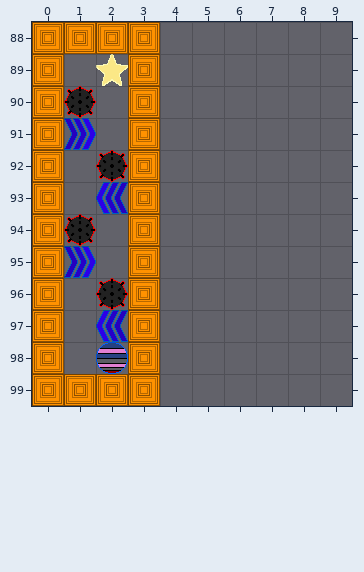
Tiled map -- core/assets/levels/test1.tmx. The picture above was drawn from the file before the commit.
Cells are 32x32 px. Shown: x 0..9, y 88..99.
Now the later version:
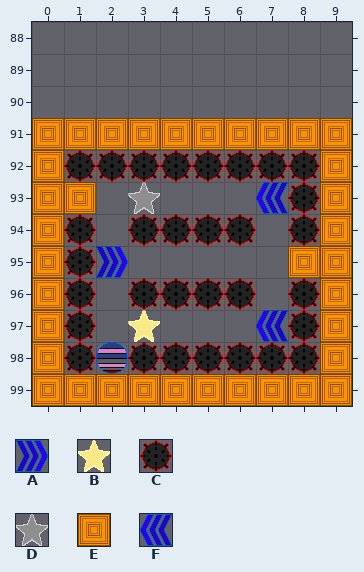
Key: from "tiles": A 0 "arrows", B 2 "goldStar", C 3 "mine", D 4 "silverStar", E 5 "squareWall", F 7 "arrows-l".
Objects are placed by their top-left corner, in cells (3,4 is the top-left corner of cell 3,4); size is 1x1 cell unless given.
Difference:
Layer "objects":
A new object: E "squareWall" at 1,91.
A new object: E "squareWall" at 2,91.
A new object: E "squareWall" at 4,91.
A new object: E "squareWall" at 5,91.
A new object: E "squareWall" at 6,91.
A new object: E "squareWall" at 7,91.
A new object: E "squareWall" at 8,91.
A new object: E "squareWall" at 9,91.
A new object: E "squareWall" at 9,92.
A new object: C "mine" at 1,92.
A new object: C "mine" at 8,92.
A new object: C "mine" at 6,92.
A new object: C "mine" at 7,92.
A new object: C "mine" at 5,92.
A new object: C "mine" at 4,92.
A new object: C "mine" at 3,92.
A new object: E "squareWall" at 9,93.
A new object: C "mine" at 8,93.
A new object: F "arrows-l" at 7,93.
A new object: E "squareWall" at 1,93.
A new object: D "silverStar" at 3,93.
A new object: E "squareWall" at 9,94.
A new object: C "mine" at 8,94.
A new object: C "mine" at 3,94.
A new object: C "mine" at 6,94.
A new object: C "mine" at 4,94.
A new object: C "mine" at 5,94.
A new object: E "squareWall" at 9,95.
A new object: A "arrows" at 2,95.
A new object: C "mine" at 1,95.
A new object: E "squareWall" at 8,95.
A new object: E "squareWall" at 9,96.
A new object: C "mine" at 1,96.
A new object: C "mine" at 8,96.
A new object: C "mine" at 3,96.
A new object: C "mine" at 6,96.
A new object: C "mine" at 4,96.
A new object: C "mine" at 5,96.
A new object: E "squareWall" at 9,97.
A new object: C "mine" at 1,97.
A new object: F "arrows-l" at 7,97.
A new object: C "mine" at 8,97.
A new object: B "goldStar" at 3,97.
A new object: E "squareWall" at 9,98.
A new object: C "mine" at 1,98.
A new object: C "mine" at 8,98.
A new object: C "mine" at 7,98.
A new object: C "mine" at 6,98.
A new object: C "mine" at 5,98.
A new object: C "mine" at 4,98.
A new object: C "mine" at 3,98.
A new object: E "squareWall" at 6,99.
A new object: E "squareWall" at 7,99.
A new object: E "squareWall" at 8,99.
A new object: E "squareWall" at 9,99.
A new object: E "squareWall" at 4,99.
A new object: E "squareWall" at 5,99.
Object E "squareWall" at 0,88 is removed.
Object E "squareWall" at 1,88 is removed.
Object E "squareWall" at 2,88 is removed.
Object E "squareWall" at 3,88 is removed.
Object B "goldStar" at 2,89 is removed.
Object E "squareWall" at 0,89 is removed.
Object E "squareWall" at 3,89 is removed.
Object C "mine" at 1,90 is removed.
Object E "squareWall" at 0,90 is removed.
Object E "squareWall" at 3,90 is removed.
Object A "arrows" at 1,91 is removed.
Object E "squareWall" at 3,92 is removed.
Object F "arrows-l" at 2,93 is removed.
Object E "squareWall" at 3,93 is removed.
Object E "squareWall" at 3,94 is removed.
Object A "arrows" at 1,95 is removed.
Object E "squareWall" at 3,95 is removed.
Object E "squareWall" at 3,96 is removed.
Object C "mine" at 2,96 is removed.
Object E "squareWall" at 3,97 is removed.
Object F "arrows-l" at 2,97 is removed.
Object E "squareWall" at 3,98 is removed.
